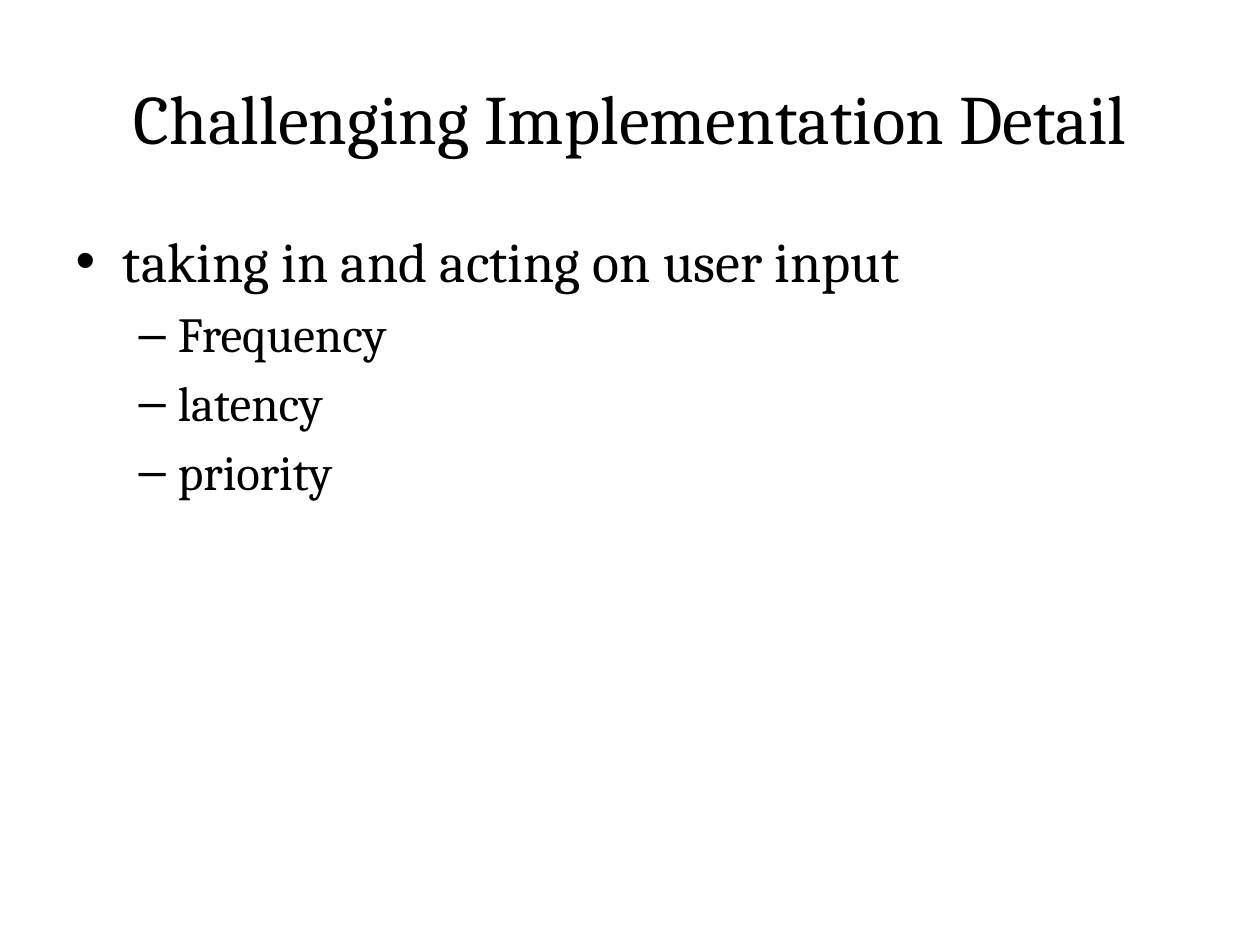
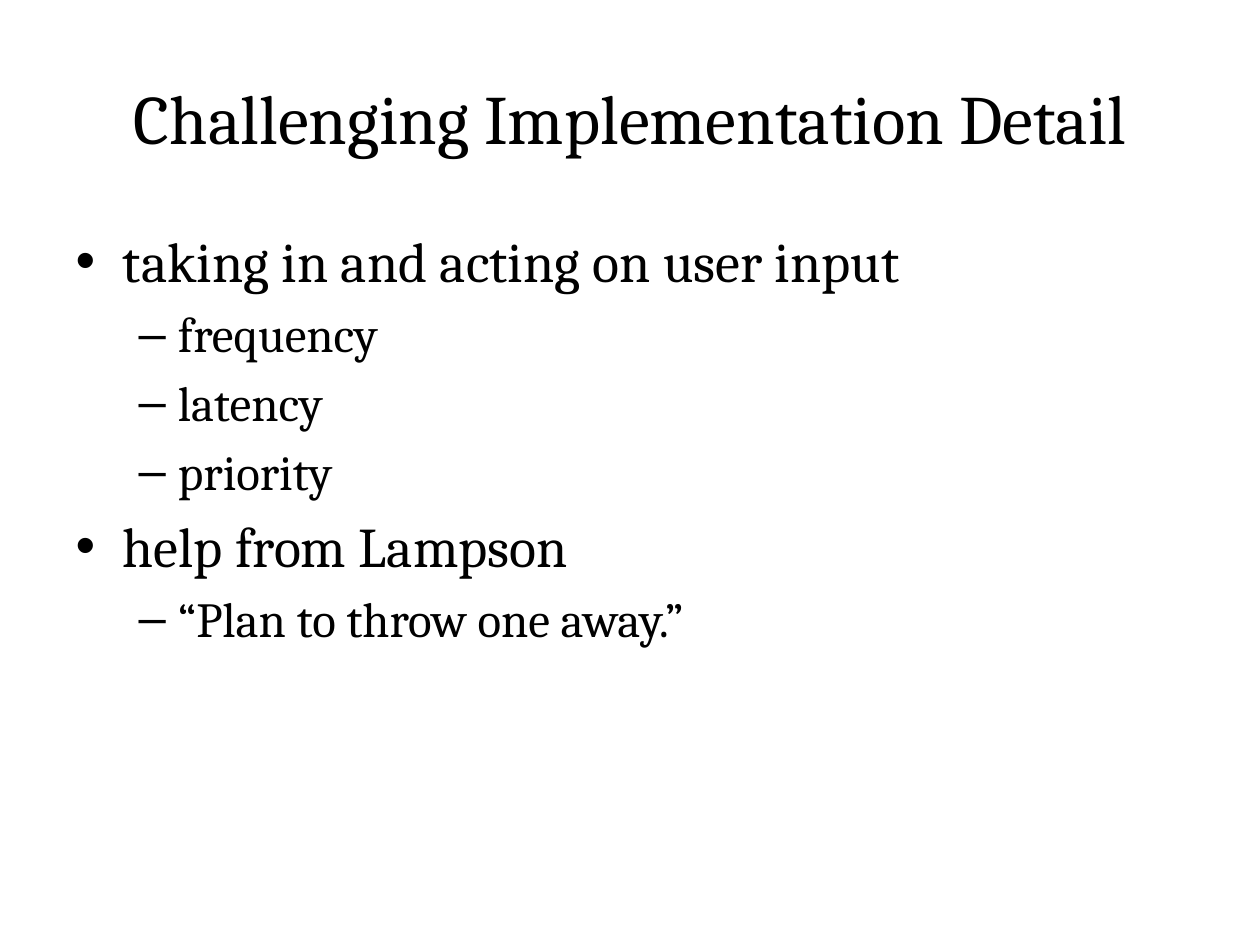
Before and after one commit to blinderm/game-of-life, a slide deck: slide 5 of presentation/CSC213_presentation.pptx (slide 6 before the commit). Drawn at 1260x945 pixels with LibreOffice and Linux fonts; fonts in the diff are those of the drawing. Boxes give left, top, right and bottom in pixels: in the first picture for what was removed or moved away, otherwise in the second. Text is boxed around its words. In the diff, an @@ line names an element or a change of style, - is before the commit and + after.

```diff
--- a/presentation/CSC213_presentation.pptx
+++ b/presentation/CSC213_presentation.pptx
@@ text at [178, 317, 378, 363]: text changed @@
-  – Frequency
+  – frequency
@@ text at [123, 527, 684, 648]: paragraphs added @@
+• help from Lampson
+  – “Plan to throw one away.”
```
Also in this commit, not shown: 6 other slides changed, 1 slide added, 4 slides removed.
